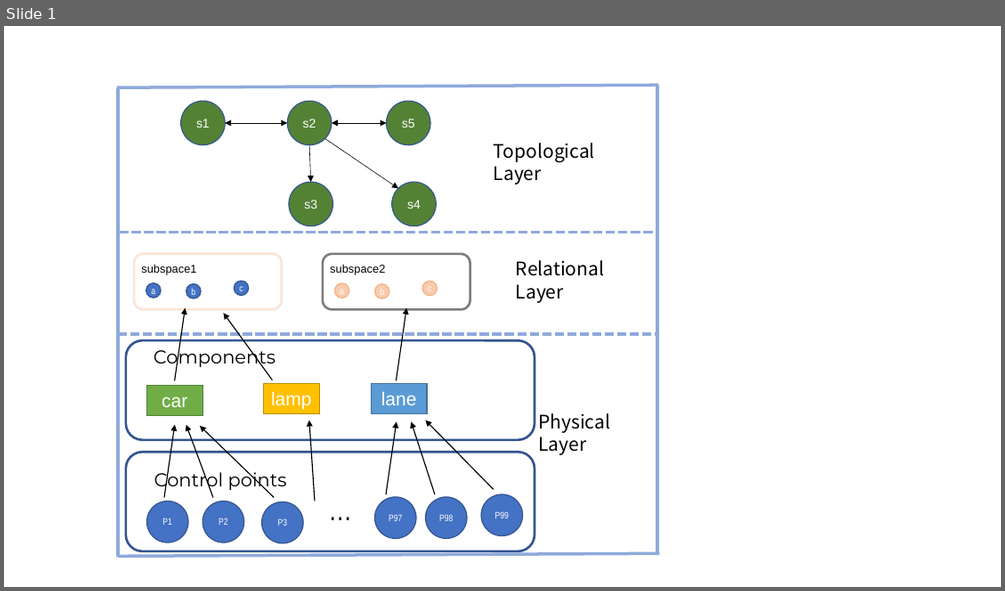
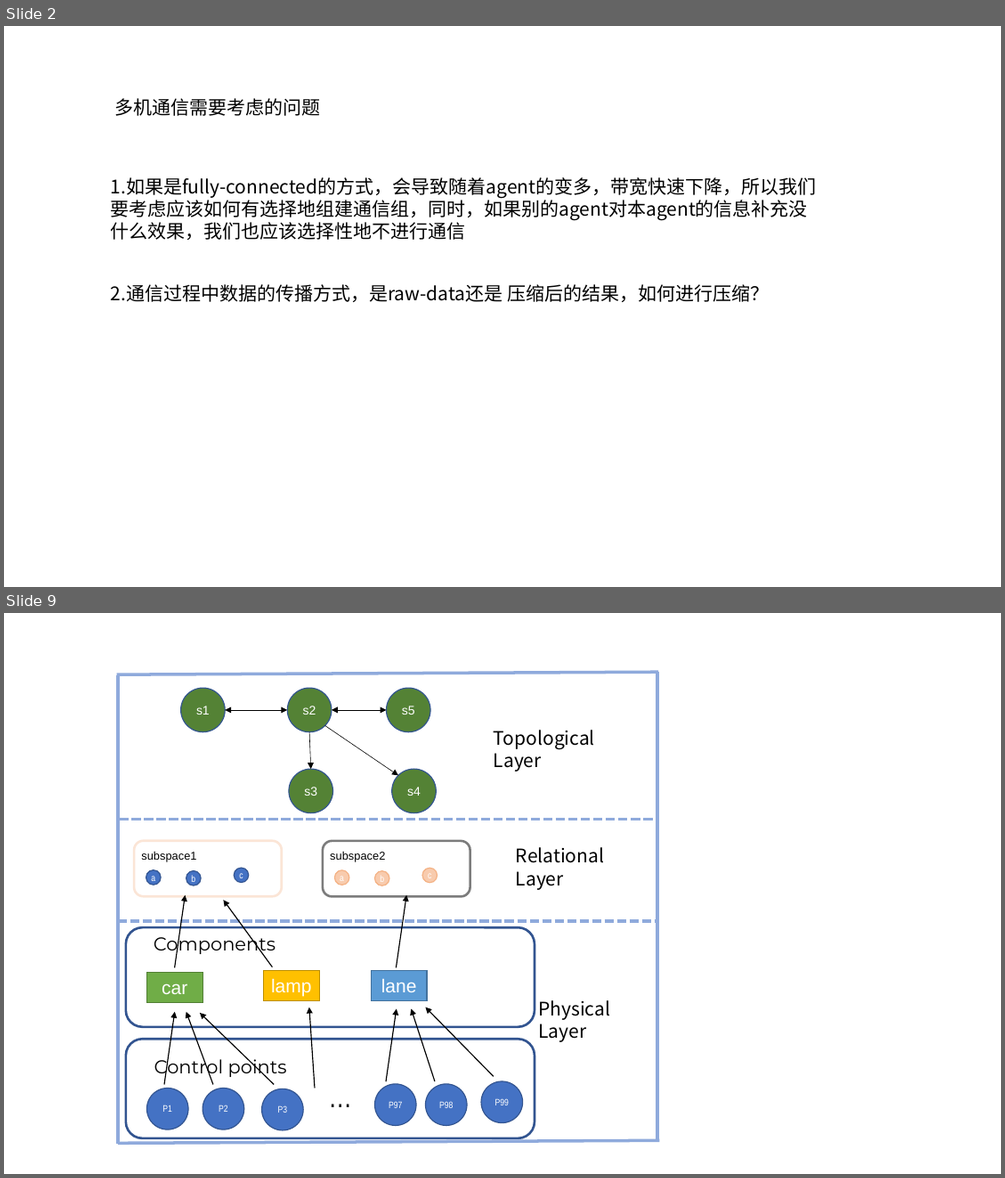
Before and after one commit to Kyrie11/hierarchicalMap, a slide deck: images.pptx. Shown one above the other, each under a label of ours: slide 1 before the commit, slides 2 and 9 after it; the slides between them are not shown. The pictures are 1005x591 and 1005x1178 pixels, drawn with LibreOffice and Linux fonts; fonts in the diff are those of the drawing. Boxes give left, top, right and bottom in pixels: in the first picture for what was removed or moved away, otherwise in the second. Text is boxed around its words. In the diff, an @@ line names an element or a change of style, - is before the commit and + after.

```diff
--- a/images.pptx
+++ b/images.pptx
@@ slide 2 added at (x1=4, y1=26, x2=1001, y2=587), background #FFFFFF @@
@@ text added at (x1=114, y1=98, x2=320, y2=116), 18 pt, text #000000 @@
+多机通信需要考虑的问题
@@ text added at (x1=111, y1=177, x2=817, y2=240), 18 pt, text #000000 @@
+1.如果是fully-connected的方式，会导致随着agent的变多，带宽快速下降，所以我们要考虑应该如何有选择地组建通信组，同时，如果别的agent对本agent的信息补充没什么效果，我们也应该选择性地不进行通信
@@ text added at (x1=111, y1=284, x2=769, y2=302), 18 pt, text #000000 @@
+2.通信过程中数据的传播方式，是raw-data还是 压缩后的结果，如何进行压缩？
@@ what was slide 1 is now slide 9 @@
```
Also in this commit, not shown: 1 slide changed, 16 other slides added, 2 other files.
